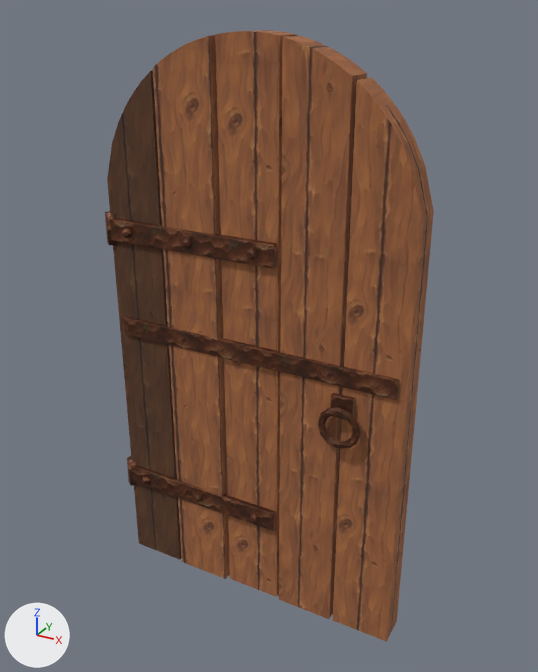
The glTF model assets/models/build/door__cut_stone.glb, before and after one commit.
The view is the same before and after, from a 50 mm camera at (1.029, -1.798, 1.848) aimed at (0.023, 0.031, 0.933). Every picture has the same lights, and +X, +Y and +Z are marked at lower left. The first picture is the older version. Vertices at exactly the same position are counted once.

Names of what the first picture shows: 'model'.
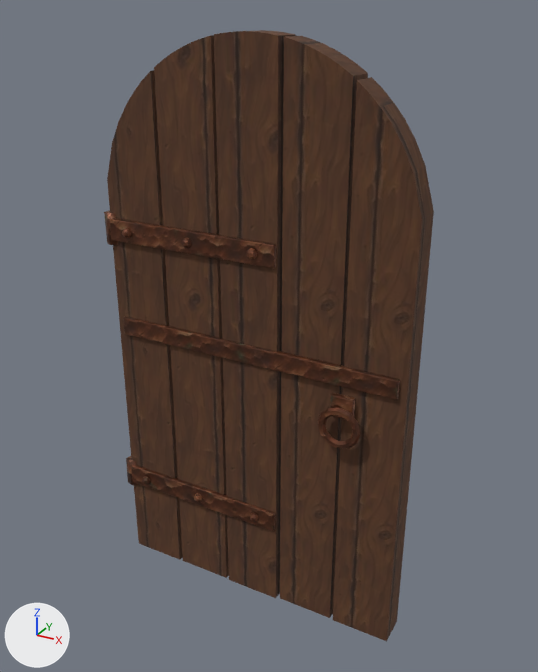
What the commit changed:
me_cube_006 has 832 vertices, 1584 faces and spans x -0.52..0.49, y -0.09..0.07, z 0.0..1.8.
me_cube_006 is used by ob_model.
me_cube_006 part 1: the loose piece of 28 vertices spanning x -0.09..0.09, y -0.04..0.05, z 0.0..1.8 is moved by (0.0, -0.01, 0.0), in mat_wood_dark (picture img_wood_dark).
me_cube_006 part 2: the loose piece of 28 vertices spanning x 0.11..0.29, y -0.05..0.04, z 0.0..1.78 is moved by (0.0, 0.01, 0.0), in mat_wood_dark (picture img_wood_dark).
me_cube_006 part 3: 1480 kept faces spanning x -0.52..0.49, y -0.09..0.07, z 0.0..1.78 get new texture (UV) coordinates.
me_cube_006 part 4: 104 faces spanning x -0.29..0.49, y -0.05..0.05, z 0.0..1.78 switch from mat_wood_c (picture img_wood_c) to mat_wood_dark (picture img_wood_dark).

Changed parts and their boxes [x1, y1, x2, y2] in the pictures (538 x 672 px; the box of a moved part takes in the faces that stretch with it):
'model', reshaped: before [105, 30, 434, 641]; after [104, 30, 434, 641]
part 1 of me_cube_006, moved or reshaped: before [215, 30, 297, 597]; after [214, 30, 296, 598]
part 2 of me_cube_006, moved or reshaped: before [279, 36, 367, 619]; after [280, 36, 368, 618]
part 3 of me_cube_006, surface changed (darker): [105, 35, 434, 641] in both
part 4 of me_cube_006, recoloured (darker): [154, 35, 434, 641] in both
